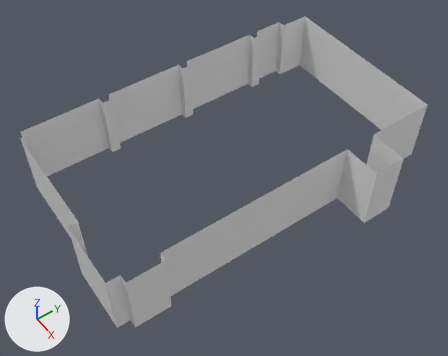
An edit to the Blender file Assets/Models/Walls.blend, drawn before and after from the same camera.
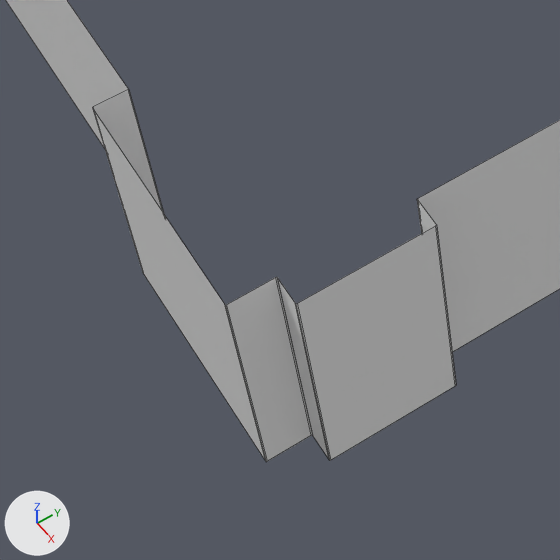
Each version is shown whole from a camera (50 mm lens) standing at (14.42, -8.58, 18.7) and looking at (1.33, 0.64, 0.85), then close up on the part from 9% to 45% of the width and 55% to 100% of the height. The axes (+X, +Y, +Z) are drawn at lower left. The lights are the same throughout. The close-ups show mesh edges as thin lines.

The scene before the commit, as lines of its bpy script (objects in view):
```python
me_plane = bpy.data.meshes.new('Plane')
me_plane.from_pydata(...)  # 60 vertices, 30 faces; spans x -3.48..5.64, y -5.67..8.27, z 0.0..2.74
me_plane.polygons.foreach_set('use_smooth', [True] * 30)
ob_plane = bpy.data.objects.new('Plane', me_plane)
ob_plane.location = (0.0, 0.0, 0.0)
_m = ob_plane.modifiers.new('Bevel', 'BEVEL')
_m.width = 0.011
_m.width_pct = 0.011
_m.segments = 2
_m.limit_method = 'NONE'
_m.profile = 1.0
_m.spread = 0.0
```
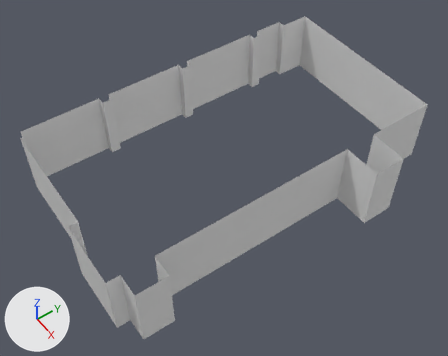
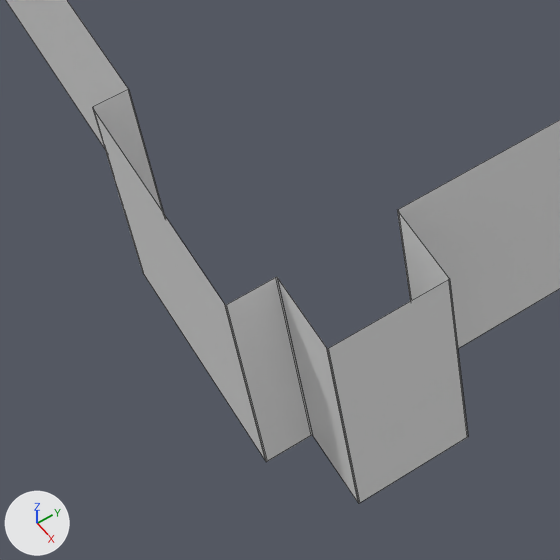
What the commit changed:
me_plane has 60 vertices, 30 faces and spans x -3.48..5.64, y -5.67..8.27, z 0.0..2.74.
me_plane is used by ob_plane; location (0.0, 0.0, 0.0).
Part 1, on me_plane:
Vertex 22 of me_plane moves from (4.47, -5.17, 0.0) to (5.01, -5.17, 0.0).
Vertex 23 of me_plane moves from (4.47, -3.76, 0.0) to (5.01, -3.96, 0.0).
Vertex 24 of me_plane moves from (4.13, -3.76, 0.0) to (4.13, -3.96, 0.0).
Vertex 52 of me_plane moves from (4.47, -5.17, 2.74) to (5.01, -5.17, 2.74).
Vertex 53 of me_plane moves from (4.47, -3.76, 2.74) to (5.01, -3.96, 2.74).
Vertex 54 of me_plane moves from (4.13, -3.76, 2.74) to (4.13, -3.96, 2.74).

Pixel boxes (x1, y1, x2, y2) of what changed, in the close-ups (560 x 560 px; the box of a moved part takes in the faces that stretch with it):
'Plane', reshaped: before (6, 0, 560, 462); after (6, 0, 560, 503)
part 1 of me_plane, moved or reshaped: before (292, 197, 462, 461); after (292, 197, 468, 503)
